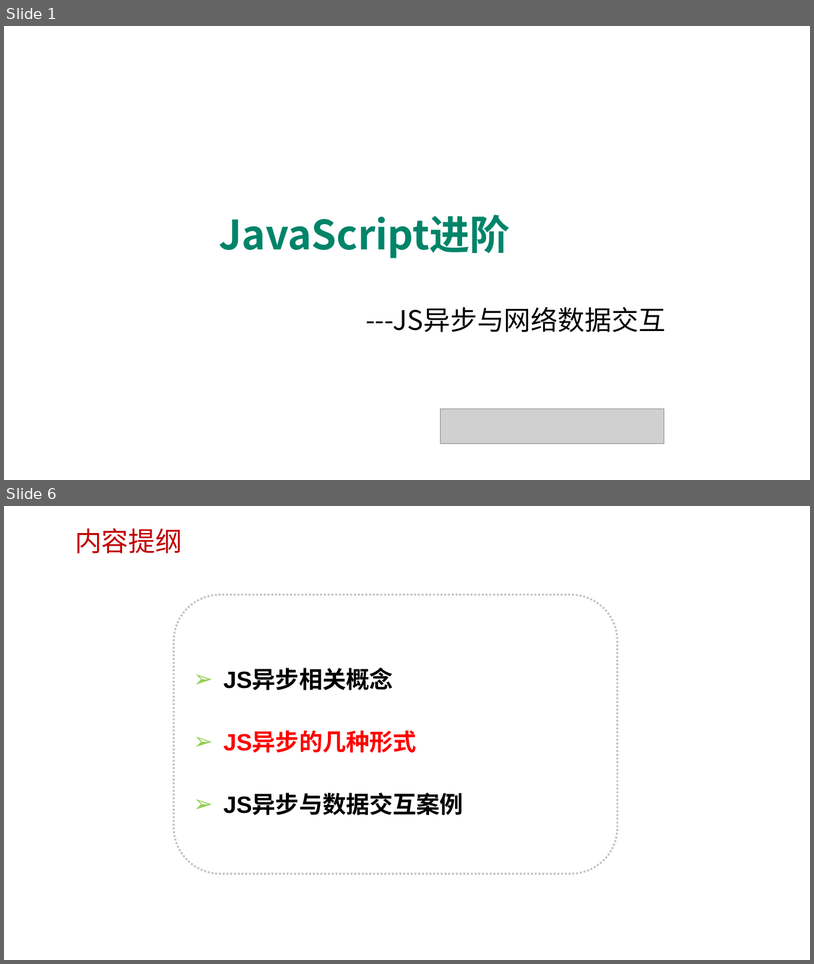
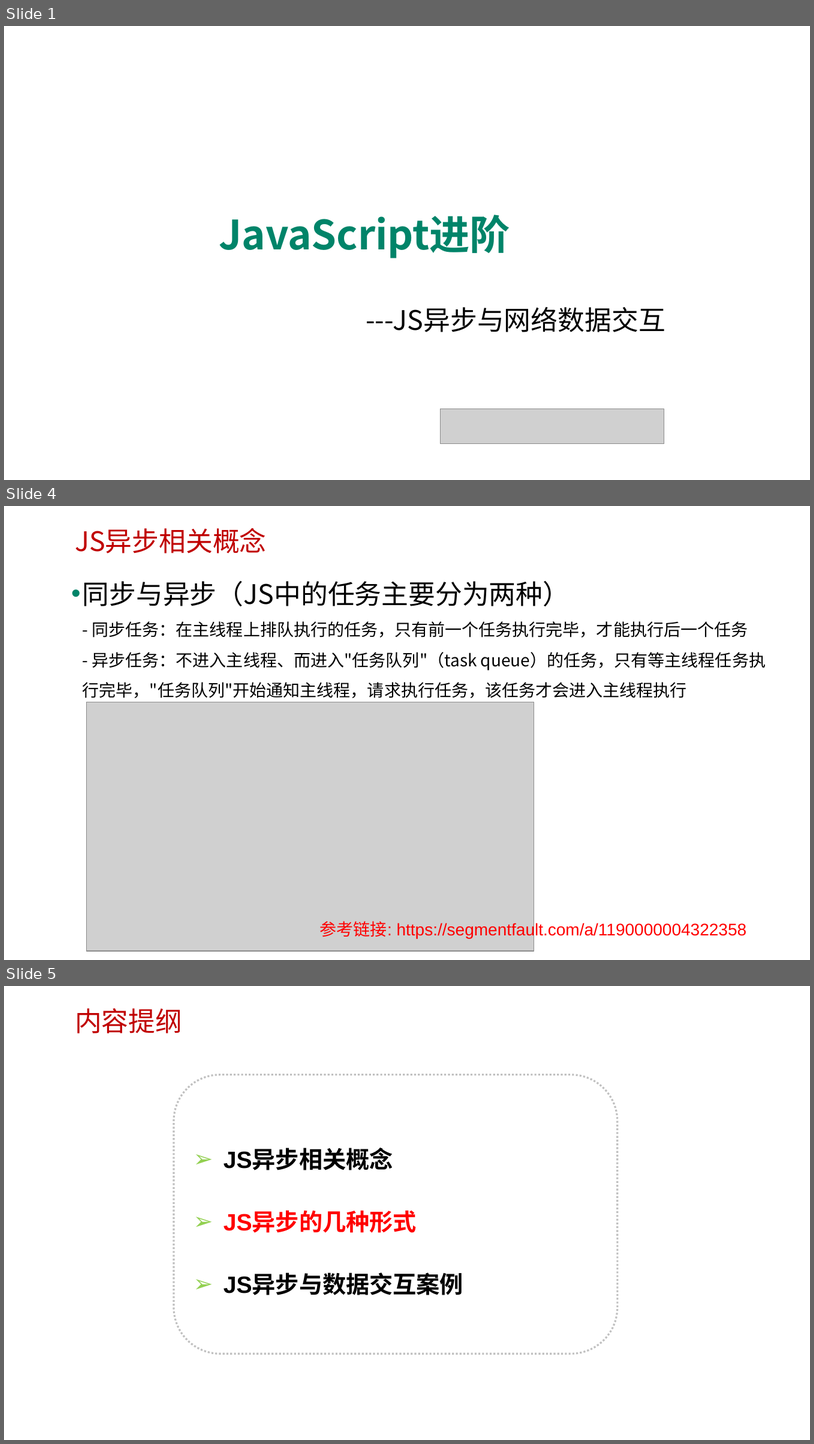
Before and after one commit to edu2act/course-javascript-advanced, a slide deck: 课程PPT/12.JavaScript异步与网络数据交互.pptx. Shown one above the other, each under a label of ours: slides 1 and 6 before the commit, slides 1, 4 and 5 after it; the slides between them are not shown. The pictures are 814x964 and 814x1444 pixels, drawn with LibreOffice and Linux fonts; fonts in the diff are those of the drawing; grey boxes stand for pictures; background and template pictures are left out. Boxes give left, top, right and bottom in pixels: in the first picture for what was removed or moved away, otherwise in the second. Text is boxed around its words. In the diff, an @@ line names an element or a change of style, - is before the commit and + after.

```diff
--- a/课程PPT/12.JavaScript异步与网络数据交互.pptx
+++ b/课程PPT/12.JavaScript异步与网络数据交互.pptx
@@ slide 4 added at (4,506,810,960), background picture (left out) @@
@@ text added at (75,528,267,553), 32 pt, text #C00000 @@
+JS异步相关概念
@@ text added at (83,580,766,698), 20 pt, text #000000 @@
+• 同步与异步（JS中的任务主要分为两种）
+  - 同步任务：在主线程上排队执行的任务，只有前一个任务执行完毕，才能执行后一个任务
+  - 异步任务：不进入主线程、而进入"任务队列"（task queue）的任务，只有等主线程任务执行完毕，"任务队列"开始通知主线程，请求执行任务，该任务才会进入主线程执行
@@ picture added at (86,702,534,951) @@
@@ text added at (320,921,747,939), 20 pt, text #FF0000 @@
+参考链接: https://segmentfault.com/a/1190000004322358
@@ what was slide 6 is now slide 5 @@
```
Also in this commit, not shown: 4 slides changed, 4 other slides added, 4 slides removed, 33 other files.
